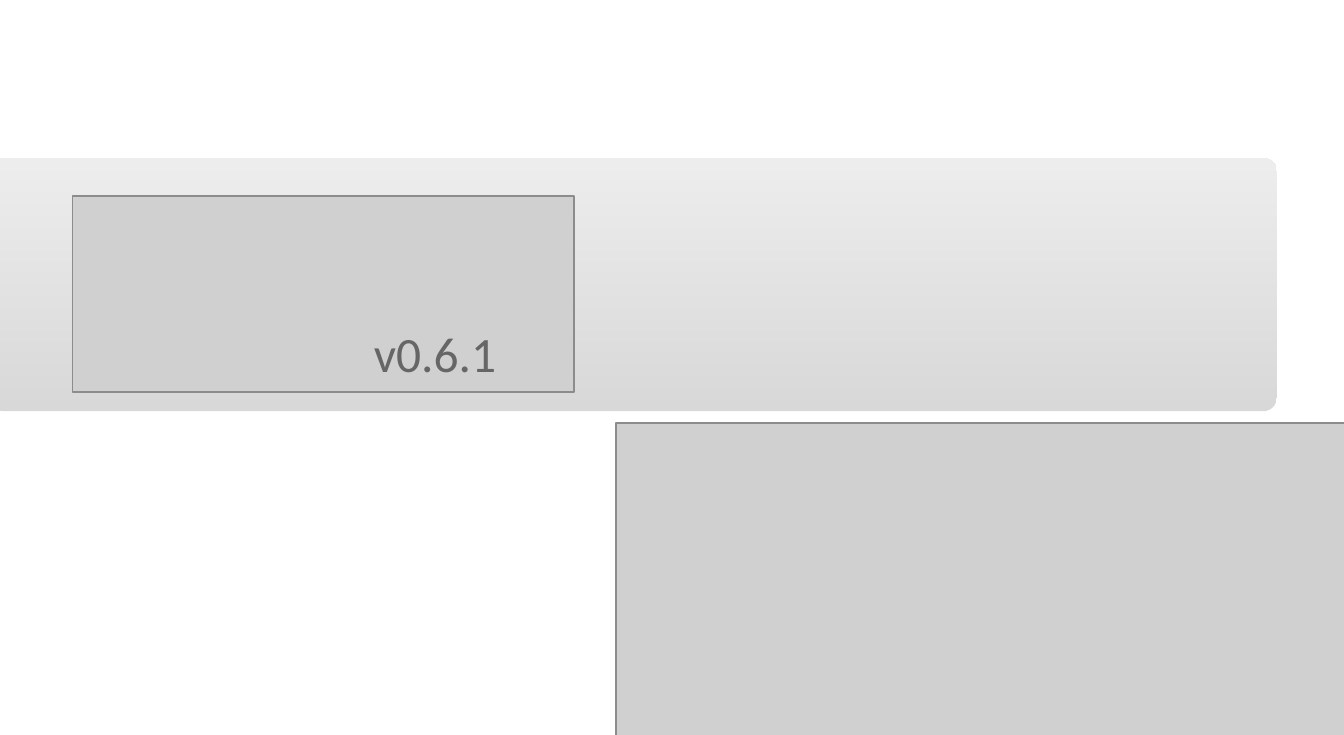
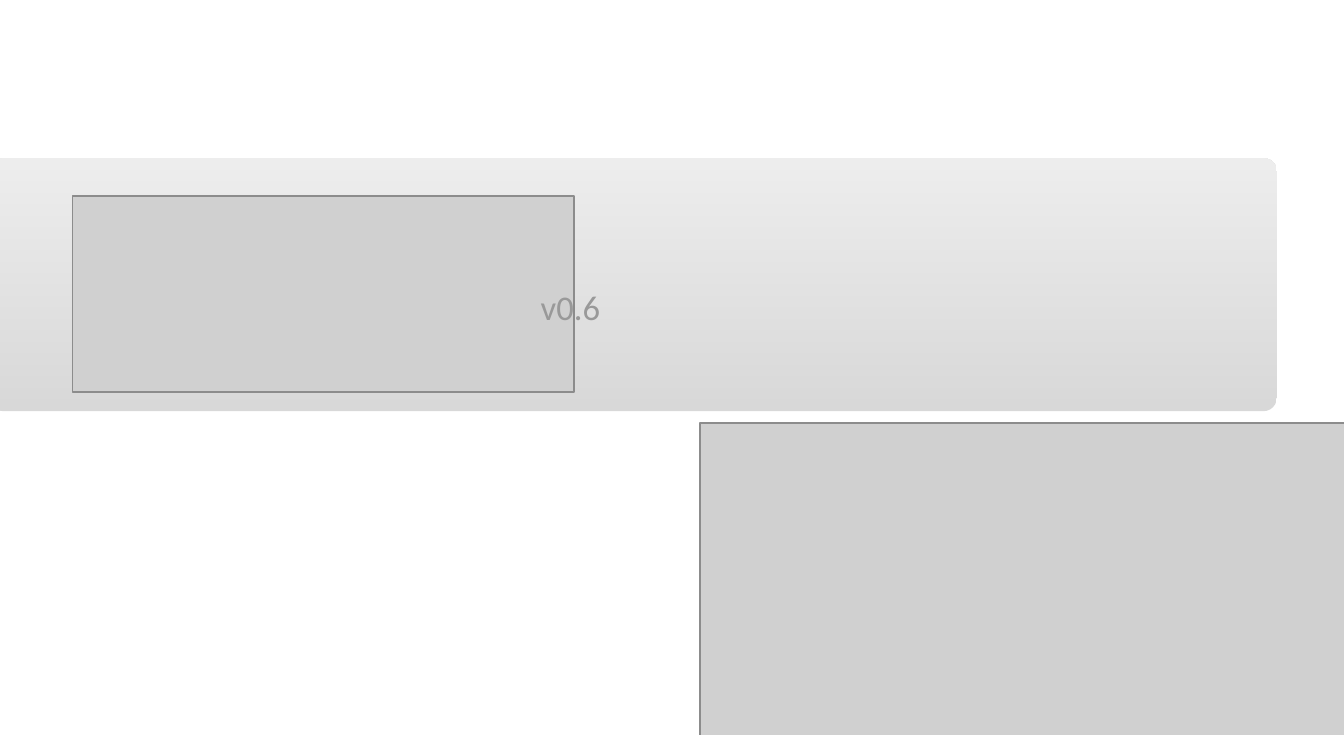
Before and after one commit to berdal84/nodable, a slide deck: slide 1 of docs/2020_04_05_UndoRedo_Parenthesis_MultiDocument.odp. Drawn at 1344x735 pixels with LibreOffice and Linux fonts; fonts in the diff are those of the drawing; grey boxes stand for pictures. Boxes give left, top, right and bottom in pixels: in the first picture for what was removed or moved away, otherwise in the second. Text is boxed around its words. In the diff, an @@ line names an element or a change of style, - is before the commit and + after.

Commit message:
docs: talk slides and demo file.

```diff
--- a/docs/2020_04_05_UndoRedo_Parenthesis_MultiDocument.odp
+++ b/docs/2020_04_05_UndoRedo_Parenthesis_MultiDocument.odp
@@ text at <box>541,292,600,329</box>: text changed; size 20 to 14 pt; text colour #666666 to #999999 @@
-v0.6.1
+v0.6
@@ picture: place and size @@
-picture at <box>615,423,1344,735</box>
+picture at <box>700,423,1344,735</box>
```
Also in this commit, not shown: 1 other file.
